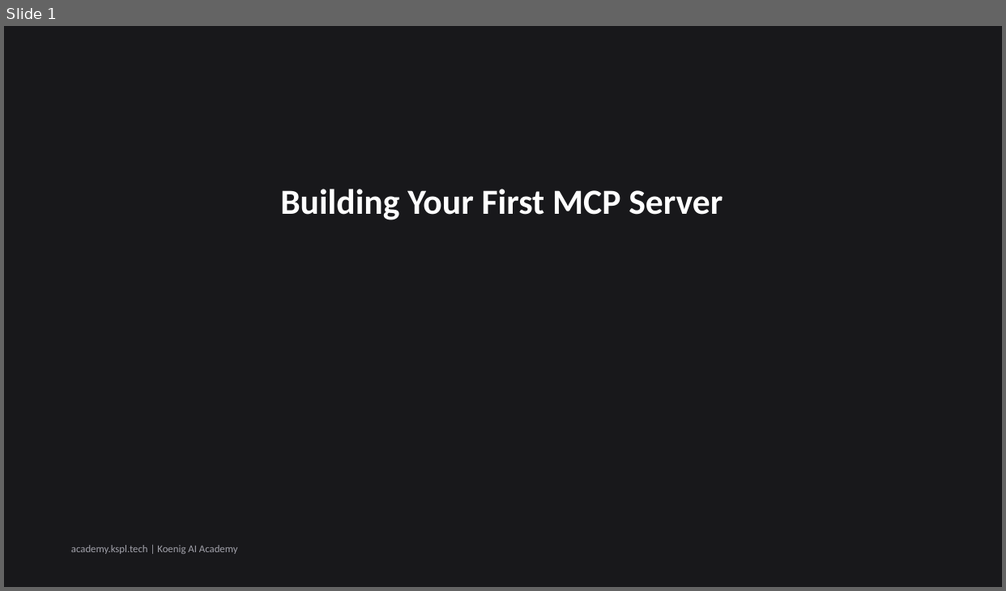
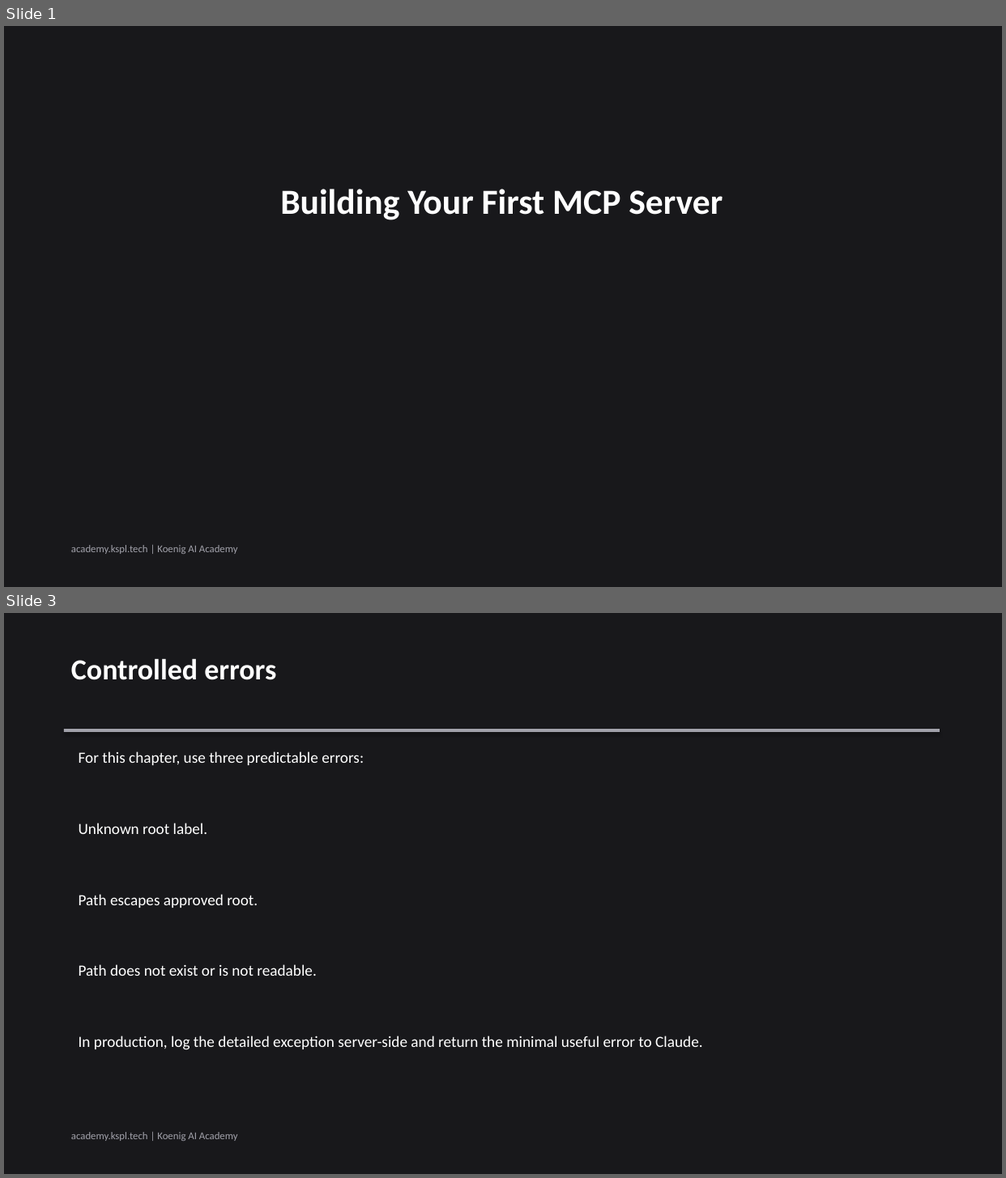
Before and after one commit to Koenig-Solutions-Private-Limited/koenig-ai-org, a slide deck: vault/courses/claude-tool-use-from-zero/ch03-slides.pptx. Shown one above the other, each under a label of ours: slide 1 before the commit, slides 1 and 3 after it; the slides between them are not shown. The pictures are 1006x591 and 1006x1178 pixels, drawn with LibreOffice and Linux fonts; fonts in the diff are those of the drawing. Boxes give left, top, right and bottom in pixels: in the first picture for what was removed or moved away, otherwise in the second. Text is boxed around its words. In the diff, an @@ line names an element or a change of style, - is before the commit and + after.

```diff
--- a/vault/courses/claude-tool-use-from-zero/ch03-slides.pptx
+++ b/vault/courses/claude-tool-use-from-zero/ch03-slides.pptx
@@ slide 3 added at <box>4,613,1002,1174</box>, background #18181B @@
@@ text added at <box>71,658,276,680</box>, 28 pt, text #FFFFFF, bold @@
+Controlled errors
@@ rectangle added at <box>64,729,940,732</box>, fill #A1A1AA @@
@@ text added at <box>79,752,364,765</box>, 15 pt, text #FFFFFF @@
+For this chapter, use three predictable errors:
@@ text added at <box>79,823,208,834</box>, 15 pt, text #FFFFFF @@
+Unknown root label.
@@ text added at <box>79,894,258,908</box>, 15 pt, text #FFFFFF @@
+Path escapes approved root.
@@ text added at <box>79,965,316,976</box>, 15 pt, text #FFFFFF @@
+Path does not exist or is not readable.
@@ text added at <box>79,1036,703,1050</box>, 15 pt, text #FFFFFF @@
+In production, log the detailed exception server-side and return the minimal useful error to Claude.
@@ text added at <box>71,1132,238,1141</box>, 10 pt, text #A1A1AA @@
+academy.kspl.tech | Koenig AI Academy
```
Also in this commit, not shown: 1 slide changed, 3 other slides added, 5 slides removed.
